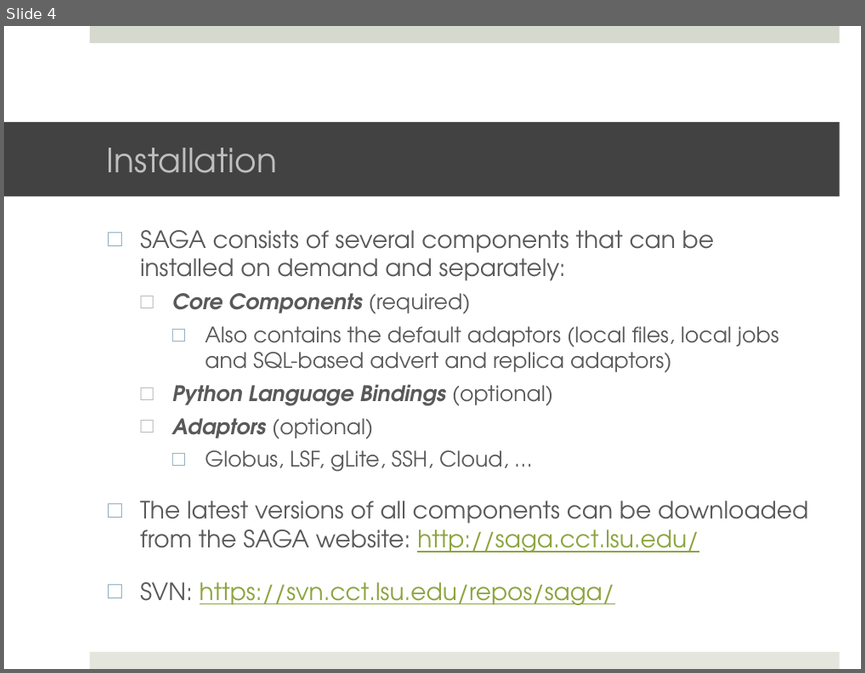
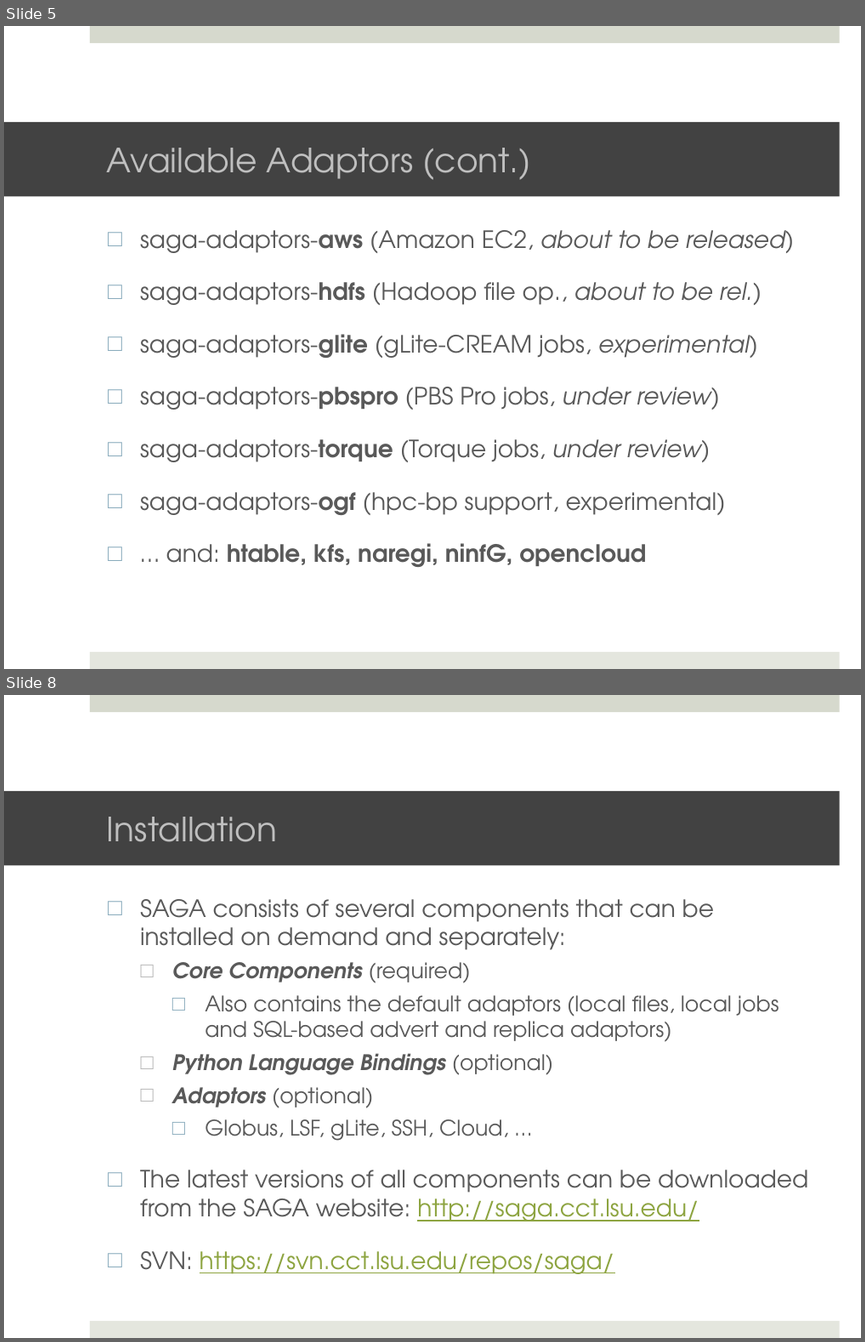
Before and after one commit to saga-project/saga-cpp-legacy-projects, a slide deck: tutorial/general_tutorial/Installation.pptx. Shown one above the other, each under a label of ours: slide 4 before the commit, slides 5 and 8 after it; the slides between them are not shown. The pictures are 865x673 and 865x1342 pixels, drawn with LibreOffice and Linux fonts; fonts in the diff are those of the drawing; background and template pictures are left out. Boxes give left, top, right and bottom in pixels: in the first picture for what was removed or moved away, otherwise in the second. Text is boxed around its words. In the diff, an @@ line names an element or a change of style, - is before the commit and + after.

```diff
--- a/tutorial/general_tutorial/Installation.pptx
+++ b/tutorial/general_tutorial/Installation.pptx
@@ slide 5 added at bbox=[4, 26, 861, 669], background #FFFFFF; not listed: 2 template elements that a slide beside it also shows @@
@@ title added at bbox=[4, 122, 840, 197], fill #424242, 28 pt, text #BFBFBF @@
+Available Adaptors (cont.)
@@ text added at bbox=[140, 230, 794, 567], 20 pt, text #595959 @@
+□ saga-adaptors-aws (Amazon EC2, about to be released)
+□ saga-adaptors-hdfs (Hadoop file op., about to be rel.)
+□ saga-adaptors-glite (gLite-CREAM jobs, experimental)
+□ saga-adaptors-pbspro (PBS Pro jobs, under review)
+□ saga-adaptors-torque (Torque jobs, under review)
+□ saga-adaptors-ogf (hpc-bp support, experimental)
+□ … and: htable, kfs, naregi, ninfG, opencloud
@@ what was slide 4 is now slide 8 @@
```
Also in this commit, not shown: 1 slide changed, 4 other slides added, 1 slide removed.
